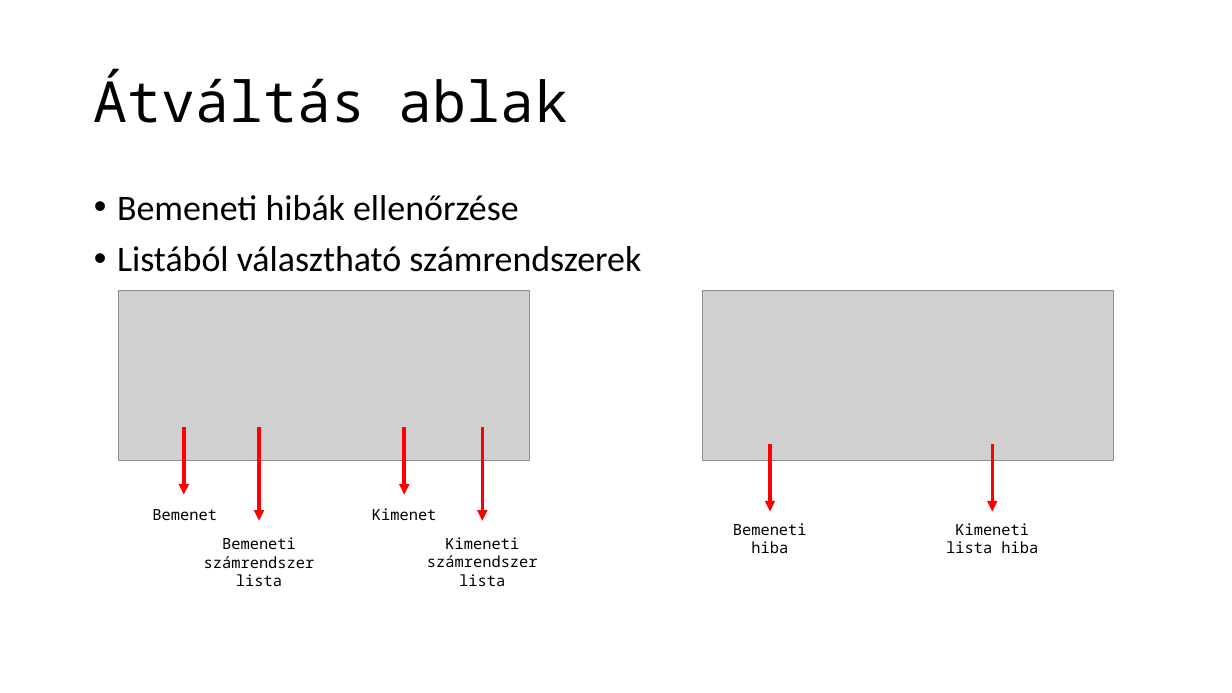
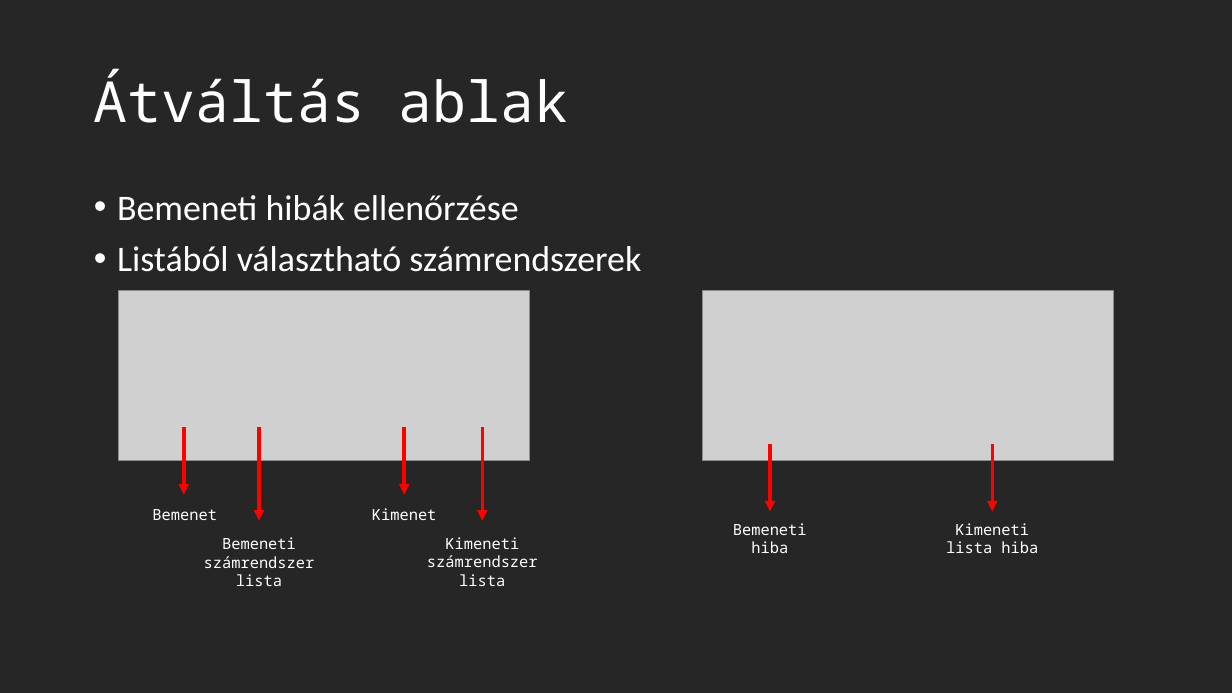
Before and after one commit to azigazibarni/2023-24-Projekt-I., a slide deck: slide 3 of documents/projektmunka.pptx. Drawn at 1232x693 pixels with LibreOffice and Linux fonts; fonts in the diff are those of the drawing; grey boxes stand for pictures. Boxes give left, top, right and bottom in pixels: in the first picture for what was removed or moved away, otherwise in the second. Text is boxed around its words. In the diff, an @@ line names an element or a change of style, - is before the commit and + after.

```diff
--- a/documents/projektmunka.pptx
+++ b/documents/projektmunka.pptx
@@ background #FFFFFF to #262626 @@
@@ text colour #000000 to #FFFFFF in 8 elements at <box>94,69,568,123</box>, <box>117,195,641,272</box>, <box>152,509,217,520</box>, <box>204,537,315,586</box>, <box>372,508,437,520</box>, <box>427,537,538,586</box>, <box>733,523,807,553</box>, <box>946,523,1038,553</box> @@
```
Also in this commit, not shown: 3 other slides changed, 2 slides added.
